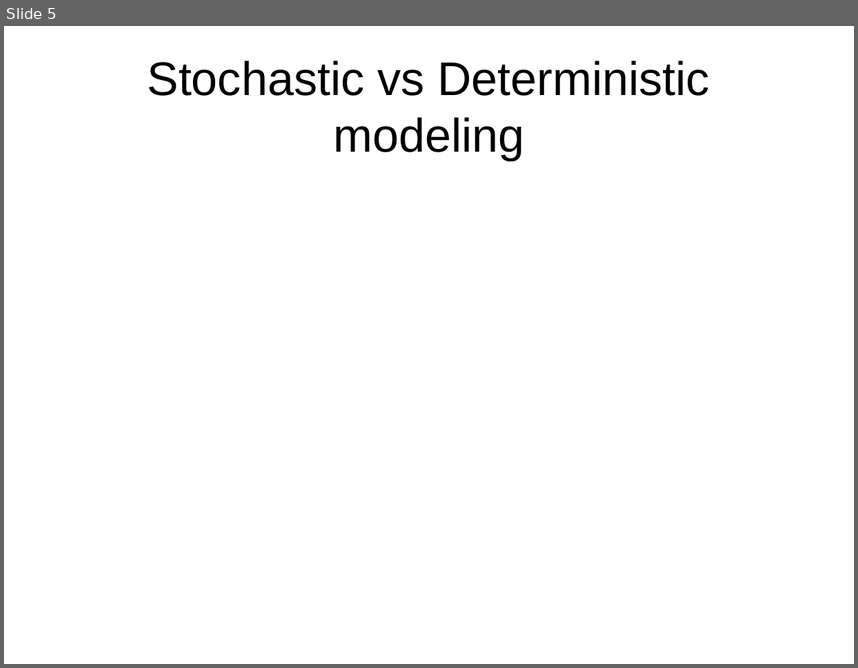
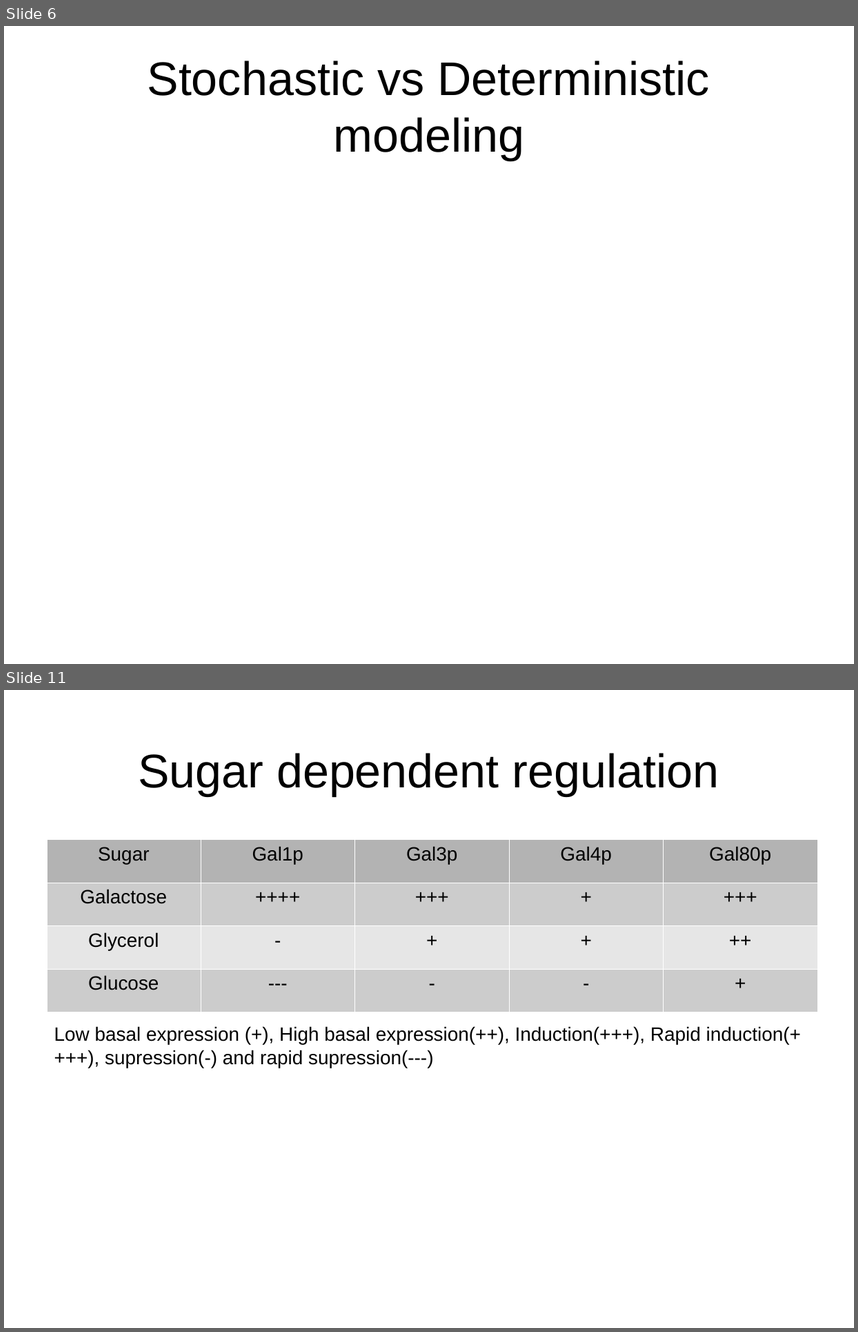
Before and after one commit to askhari139/a, a slide deck: presentation.odp. Shown one above the other, each under a label of ours: slide 5 before the commit, slides 6 and 11 after it; the slides between them are not shown. The pictures are 858x668 and 858x1332 pixels, drawn with LibreOffice and Linux fonts; fonts in the diff are those of the drawing. Boxes give left, top, right and bottom in pixels: in the first picture for what was removed or moved away, otherwise in the second. Text is boxed around its words. In the diff, an @@ line names an element or a change of style, - is before the commit and + after.

```diff
--- a/presentation.odp
+++ b/presentation.odp
@@ slide 11 added at [4,690,854,1328], background #FFFFFF @@
@@ title added at [138,753,720,796], 44 pt, text #000000 @@
+Sugar dependent regulation
@@ table added at [46,839,818,1012], 4 rows, 5 columns @@
+Sugar | Gal1p | Gal3p | Gal4p | Gal80p
+Galactose | ++++ | +++ | + | +++
+Glycerol | - | + | + | ++
+Glucose | --- | - | - | +
@@ text added at [54,1026,801,1067], 18 pt, text #000000 @@
+Low basal expression (+), High basal expression(++), Induction(+++), Rapid induction(++++), supression(-) and rapid supression(---)
@@ what was slide 5 is now slide 6 @@
```
Also in this commit, not shown: 9 other slides added.
